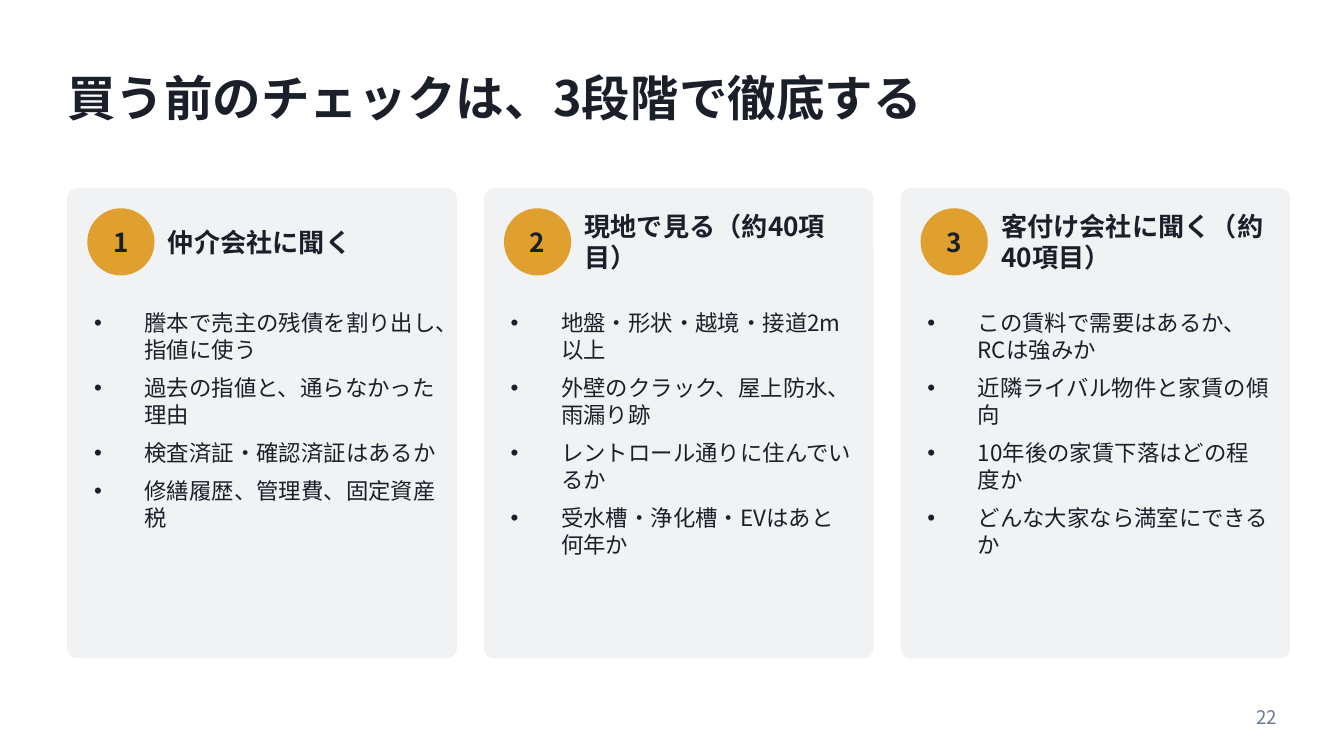
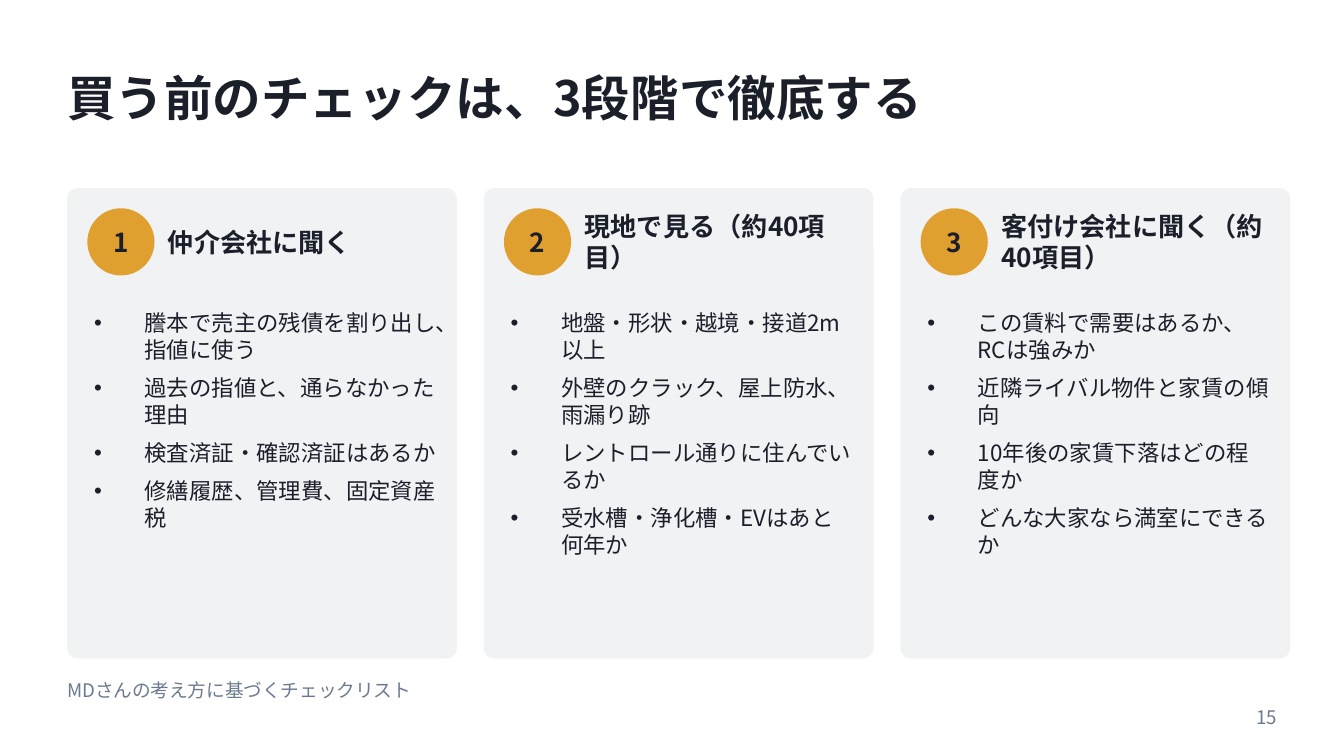
Before and after one commit to daisuke2009/avatars1, a slide deck: slide 15 of presentations/20261023_弱者の戦略_発表資料.pptx (slide 22 before the commit). Drawn at 1344x756 pixels with LibreOffice and Linux fonts; fonts in the diff are those of the drawing. Boxes give left, top, right and bottom in pixels: in the first picture for what was removed or moved away, otherwise in the second. Text is boxed around its words. In the diff, an @@ line names an element or a change of style, - is before the commit and + after.

```diff
--- a/presentations/20261023_弱者の戦略_発表資料.pptx
+++ b/presentations/20261023_弱者の戦略_発表資料.pptx
@@ text added at (67, 681, 411, 699), 10 pt, text #6B7A90 @@
+MDさんの考え方に基づくチェックリスト
@@ page number at (1256, 710, 1277, 724): text changed @@
-22
+15
```
Also in this commit, not shown: 13 other slides changed, 3 slides added, 9 slides removed.
